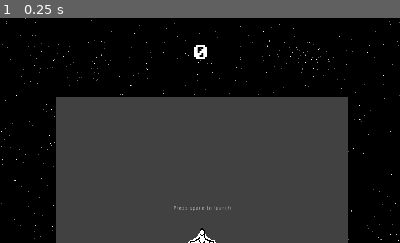
Above: before the commit, frame 1.
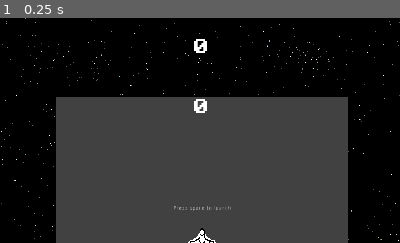
Above: after the commit, the same moment.

Repository: lajollagamesclub/project-mark
Game: Godot game, scene res://Main.tscn
The game is run twice, just before and just after one commit, with the same random seed, the same clock (stepped at 60 frames per second) and the same inputs. The engine's default icon, where the game draws it, is replaced by a stand-in: a white triangle on a blue panel in a dark square.
Inputs:
- Up to frame 1 (0.25 s): no input
The pictures show only the part of the screen within x 25-75%, y 0-50%; the shares and areas given below are measured in that part.

The runs differ from the first frame. In frame 1, 0.3% of the frame differs, in the area x 48-52%, y 9-43%.

Commit message:
Restructure how distance is stored

Diff:
--- a/src/CurTimeLabel.gd
+++ b/src/CurDistanceLabel.gd
@@ -2,5 +2,8 @@
 
 const game_state = preload("res://game_state.tres")
 
+func _ready():
+	game_state.cur_distance = 0
+
 func _process(delta):
-	text = str(stepify(game_state.distance, 0.01))
+	text = str(game_state.cur_distance)
--- a/src/EnemySpawner.gd
+++ b/src/EnemySpawner.gd
@@ -20,9 +20,9 @@
 	if cur_time > cur_max_time:
 		cur_time = 0.0
 		spawn_enemy()
-		var cur_distance_fraction: float = min(1.0, game_state.distance/max_distance)
-		cur_max_time = spawn_time_curve.interpolate(1.0 - cur_distance_fraction)
-		print(cur_max_time)
+		var cur_distance_fraction: float = min(1.0, game_state.cur_distance/max_distance)
+		cur_max_time = spawn_time_curve.interpolate(cur_distance_fraction)
+#		print(cur_max_time)
 
 func spawn_enemy():
 	var cur_enemy = enemy_pack.instance()
--- a/src/Main.gd
+++ b/src/Main.gd
@@ -11,7 +11,7 @@
 	var distance_file = File.new()
 	if distance_file.file_exists(distance_filename):
 		distance_file.open(distance_filename, File.READ)
-		game_state.distance = int(distance_file.get_as_text())
+		game_state.max_distance = int(distance_file.get_as_text())
 	distance_file.close()
 
 func _input(event):
@@ -25,7 +25,7 @@
 func save_score():
 	var distance_file = File.new()
 	distance_file.open(distance_filename, File.WRITE)
-	distance_file.store_string(str(game_state.distance))
+	distance_file.store_string(str(game_state.max_distance))
 	distance_file.close()
 
 func _on_SaveScoreButton_pressed():
--- a/src/Main.tscn
+++ b/src/Main.tscn
@@ -13,9 +13,10 @@
 [ext_resource path="res://Enemy.tscn" type="PackedScene" id=11]
 [ext_resource path="res://theme.tres" type="Theme" id=12]
 [ext_resource path="res://pc-senior/pcsenior.ttf" type="DynamicFontData" id=13]
-[ext_resource path="res://CurTimeLabel.gd" type="Script" id=14]
-[ext_resource path="res://HealthBar.gd" type="Script" id=15]
-[ext_resource path="res://ProgressBar.gd" type="Script" id=16]
+[ext_resource path="res://MaxDistanceLabel.gd" type="Script" id=14]
+[ext_resource path="res://CurDistanceLabel.gd" type="Script" id=15]
+[ext_resource path="res://HealthBar.gd" type="Script" id=16]
+[ext_resource path="res://ProgressBar.gd" type="Script" id=17]
 
 [sub_resource type="ShaderMaterial" id=1]
 shader = ExtResource( 4 )
@@ -135,15 +136,35 @@
 
 [node name="UI" type="CanvasLayer" parent="."]
 
-[node name="CurDistanceLabel" type="Label" parent="UI"]
+[node name="VBoxContainer" type="VBoxContainer" parent="UI"]
 anchor_right = 1.0
-margin_bottom = 168.0
+margin_bottom = 283.0
+
+[node name="MaxDistanceLabel" type="Label" parent="UI/VBoxContainer"]
+margin_right = 1920.0
+margin_bottom = 139.0
+size_flags_vertical = 3
 theme = ExtResource( 12 )
 custom_fonts/font = SubResource( 4 )
-text = "Time"
+text = "Max Distance"
 align = 1
 valign = 1
 script = ExtResource( 14 )
+__meta__ = {
+"_edit_use_anchors_": false
+}
+
+[node name="CurDistanceLabel" type="Label" parent="UI/VBoxContainer"]
+margin_top = 143.0
+margin_right = 1920.0
+margin_bottom = 283.0
+size_flags_vertical = 3
+theme = ExtResource( 12 )
+custom_fonts/font = SubResource( 4 )
+text = "Current Distance"
+align = 1
+valign = 1
+script = ExtResource( 15 )
 __meta__ = {
 "_edit_use_anchors_": false
 }
--- /dev/null
+++ b/src/MaxDistanceLabel.gd
@@ -0,0 +1,6 @@
+extends Label
+
+const game_state = preload("res://game_state.tres")
+
+func _process(delta):
+	text = str(stepify(game_state.max_distance, 0.01))
--- a/src/PlayerTurning.gd
+++ b/src/PlayerTurning.gd
@@ -16,7 +16,7 @@
 		set_physics_process(true)
 
 func _process(delta):
-	game_state.distance = global_position.distance_to(Vector2())
+	game_state.cur_distance = global_position.distance_to(Vector2())
 	for asteroid in $AsteroidVisualizations.get_bodies_in_group():
 		var tapped = asteroid.tap_resource(delta)
 		if tapped and not is_on_wall():
--- a/src/game_state.gd
+++ b/src/game_state.gd
@@ -1,11 +1,13 @@
 extends Resource
 
 # warning-ignore:unused_class_variable
-var distance: int = 0 setget set_distance
+var max_distance: int = 0
+var cur_distance: int = 0 setget set_distance
 
 func set_distance(new_distance):
-	if new_distance > distance:
-		distance = int(round(new_distance))
+	cur_distance = new_distance
+	if new_distance > max_distance:
+		max_distance = int(round(new_distance))
 
 func reset_distance():
-	distance = 0
+	cur_distance = 0
Not shown: 3 places in src/Main.tscn that only renumber resources
